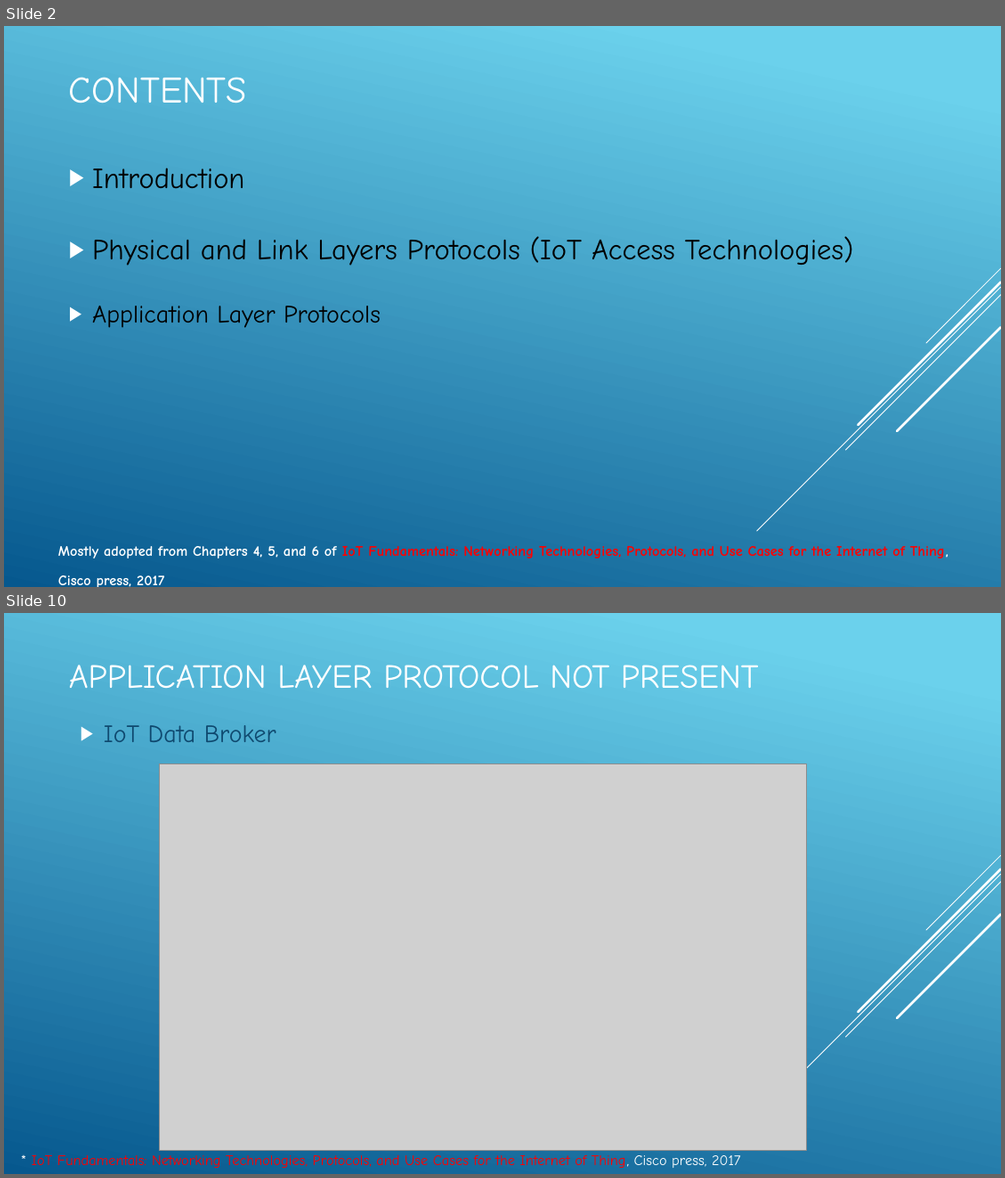
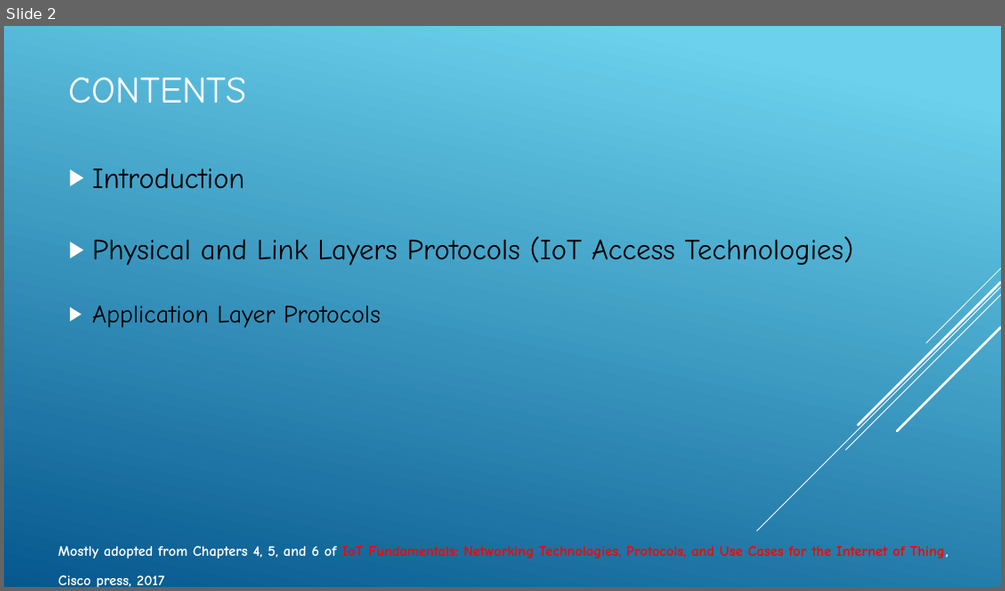
Before and after one commit to JaberBabaki/Advance-Computer-Network-Fall-2020, a slide deck: present/Lecture-4_IoT Open problem and challenge.pptx. Shown one above the other, each under a label of ours: slides 2 and 10 before the commit, slide 2 after it; the slides between them are not shown. The pictures are 1005x1178 and 1005x591 pixels, drawn with LibreOffice and Linux fonts; fonts in the diff are those of the drawing; grey boxes stand for pictures. Boxes give left, top, right and bottom in pixels: in the first picture for what was removed or moved away, otherwise in the second. Text is boxed around its words. In the diff, an @@ line names an element or a change of style, - is before the commit and + after.

```diff
--- a/present/Lecture-4_IoT Open problem and challenge.pptx
+++ b/present/Lecture-4_IoT Open problem and challenge.pptx
@@ slide 10 removed at [4, 613, 1001, 1174], background gradient #6ED2EB to #06588E; not listed: 5 template elements that a slide beside it also shows @@
@@ title removed at [69, 665, 759, 688] @@
-APPLICATION LAYER PROTOCOL NOT PRESENT
@@ text removed at [104, 725, 276, 742] @@
-▶ IoT Data Broker
@@ picture removed at [159, 764, 807, 1150] @@
@@ text removed at [32, 1155, 741, 1167] @@
-* IoT Fundamentals: Networking Technologies, Protocols, and Use Cases for the Internet of Thing, Cisco press, 2017
```
Also in this commit, not shown: 1 slide changed, 49 other slides removed, 4 other files.
